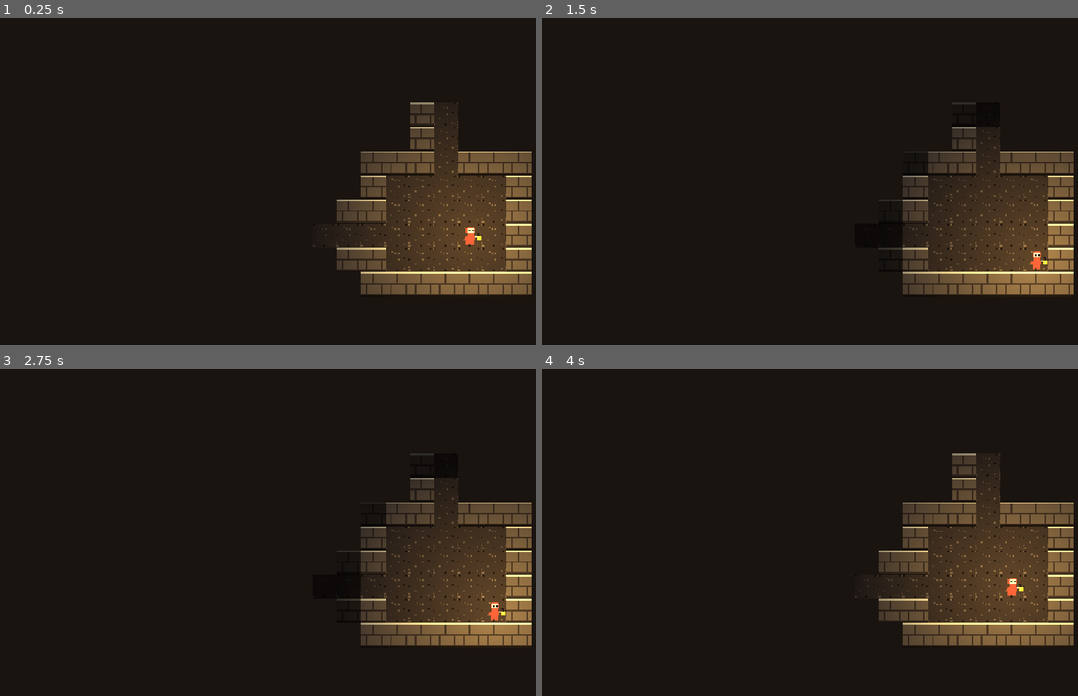
Above: before the commit, frames 1-4 (two rows, left to right).
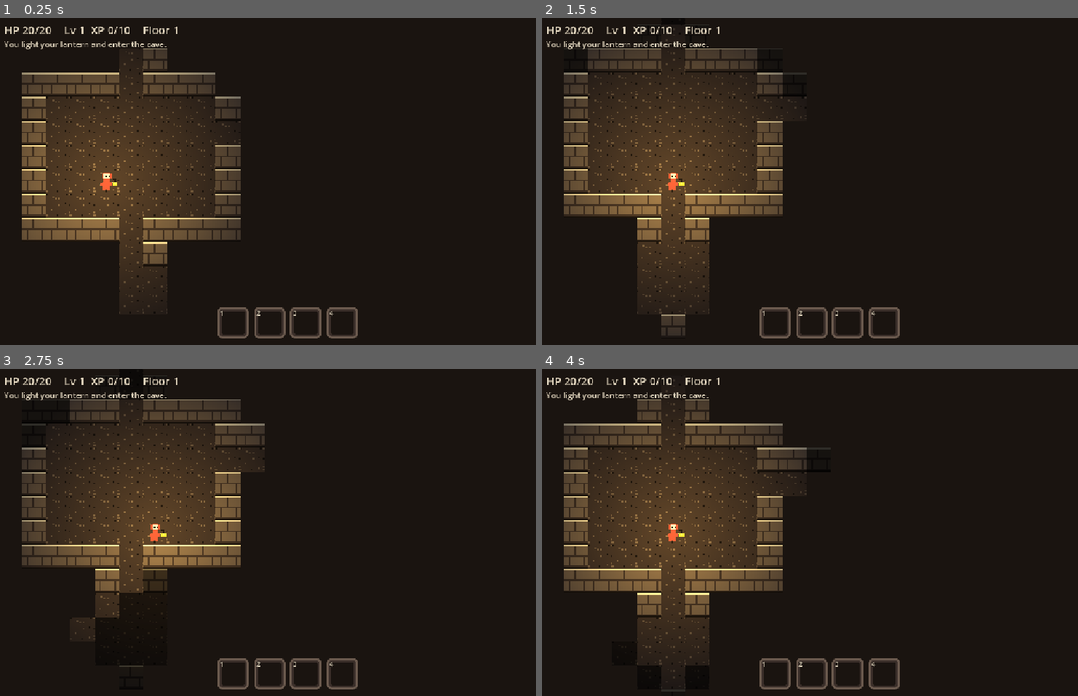
Above: after the commit, the same moments.

Repository: acetousk/godot4-game
Game: Godot game, scene res://scenes/game.tscn
Same seed, same stepped clock (60 frames per second), same inputs: the game is played once before the commit and once after it.
Inputs (mouse positions are in pixels of both pictures, inside the frame that each line leads up to):
- Up to frame 1 (0.25 s): no input
- Up to frame 2 (1.5 s): tap Enter at 0.5 s; move the mouse to (960, 165) at 0.52 s; hold Right (move_right) 0.53-1.28 s; click (960, 165) at 0.67 s; tap Space at 1.25 s; move the mouse to (713, 197) at 1.27 s; hold Down (move_down) from 1.28 s (still down); click (713, 197) at 1.42 s
- Up to frame 3 (2.75 s): tap Enter at 2 s; move the mouse to (348, 460) at 2.02 s; release Down (move_down) at 2.03 s; hold Right (move_right) from 2.03 s (still down); click (348, 460) at 2.17 s
- Up to frame 4 (4 s): tap Space at 2.75 s; move the mouse to (799, 597) at 2.77 s; release Right (move_right) at 2.78 s; hold Up (move_up) 2.78-3.53 s; click (799, 597) at 2.92 s; tap Enter at 3.5 s; move the mouse to (1002, 581) at 3.52 s; hold Left (move_left) from 3.53 s (still down); click (1002, 581) at 3.67 s

The runs differ from the first frame. In frame 1, 36% of the frame differs, in the area x 0-100%, y 2-98%; in frame 2, 34%; in frame 3, 32%; in frame 4, 39%.

Commit message:
G3 goal

Diff:
--- /dev/null
+++ b/art/ui/slot.svg
@@ -0,0 +1,5 @@
+<svg xmlns="http://www.w3.org/2000/svg" width="64" height="64" viewBox="0 0 64 64">
+  <!-- A potion slot box, in Ember Cave colors -->
+  <rect x="3" y="3" width="58" height="58" rx="8" fill="#3b2f2a" stroke="#6b5a4e" stroke-width="4"/>
+  <rect x="9" y="9" width="46" height="46" rx="4" fill="#1a1410"/>
+</svg>
--- a/project.godot
+++ b/project.godot
@@ -40,6 +40,22 @@
 "deadzone": 0.5,
 "events": [Object(InputEventKey,"device":-1,"physical_keycode":32), Object(InputEventJoypadButton,"device":-1,"button_index":0)]
 }
+drink_1={
+"deadzone": 0.5,
+"events": [Object(InputEventKey,"device":-1,"physical_keycode":49)]
+}
+drink_2={
+"deadzone": 0.5,
+"events": [Object(InputEventKey,"device":-1,"physical_keycode":50)]
+}
+drink_3={
+"deadzone": 0.5,
+"events": [Object(InputEventKey,"device":-1,"physical_keycode":51)]
+}
+drink_4={
+"deadzone": 0.5,
+"events": [Object(InputEventKey,"device":-1,"physical_keycode":52)]
+}
 
 [rendering]
 
--- a/scenes/game.tscn
+++ b/scenes/game.tscn
@@ -3,6 +3,7 @@
 [ext_resource type="Script" path="res://scripts/game.gd" id="1"]
 [ext_resource type="Script" path="res://scripts/player.gd" id="2"]
 [ext_resource type="Texture2D" path="res://art/player.png" id="3"]
+[ext_resource type="Script" path="res://scripts/hud.gd" id="4"]
 
 [node name="Game" type="Node2D"]
 script = ExtResource("1")
@@ -10,6 +11,8 @@
 [node name="Remembered" type="TileMapLayer" parent="."]
 
 [node name="Tiles" type="TileMapLayer" parent="."]
+
+[node name="Items" type="Node2D" parent="."]
 
 [node name="Player" type="Sprite2D" parent="."]
 texture = ExtResource("3")
@@ -20,3 +23,41 @@
 [node name="Lantern" type="PointLight2D" parent="Player"]
 
 [node name="Darkness" type="CanvasModulate" parent="."]
+
+[node name="HUD" type="CanvasLayer" parent="."]
+script = ExtResource("4")
+
+[node name="Stats" type="Label" parent="HUD"]
+offset_left = 12.0
+offset_top = 8.0
+offset_right = 600.0
+offset_bottom = 40.0
+theme_override_colors/font_color = Color(0.909804, 0.862745, 0.768627, 1)
+theme_override_colors/font_outline_color = Color(0.101961, 0.0784314, 0.0627451, 1)
+theme_override_constants/outline_size = 6
+theme_override_font_sizes/font_size = 22
+text = "HP 20/20"
+
+[node name="Log" type="Label" parent="HUD"]
+offset_left = 12.0
+offset_top = 40.0
+offset_right = 600.0
+offset_bottom = 110.0
+theme_override_colors/font_color = Color(0.909804, 0.862745, 0.768627, 1)
+theme_override_colors/font_outline_color = Color(0.101961, 0.0784314, 0.0627451, 1)
+theme_override_constants/outline_size = 5
+theme_override_font_sizes/font_size = 16
+
+[node name="Slots" type="HBoxContainer" parent="HUD"]
+anchors_preset = 7
+anchor_left = 0.5
+anchor_top = 1.0
+anchor_right = 0.5
+anchor_bottom = 1.0
+offset_left = -142.0
+offset_top = -76.0
+offset_right = 142.0
+offset_bottom = -12.0
+grow_horizontal = 2
+grow_vertical = 0
+theme_override_constants/separation = 8
--- a/scripts/dungeon_gen.gd
+++ b/scripts/dungeon_gen.gd
@@ -88,6 +88,17 @@
 	goal = _random_spot(rng, rooms[goal_cell])
 
 
+## A random floor tile in any room that isn't the start, the goal, or in `taken`.
+func random_free_spot(rng: RandomNumberGenerator, taken: Dictionary) -> Vector2i:
+	var cells: Array = rooms.keys()
+	while true:
+		var room: Rect2i = rooms[cells[rng.randi_range(0, cells.size() - 1)]]
+		var p := _random_spot(rng, room)
+		if p != start and p != goal and not taken.has(p):
+			return p
+	return start  # Never reached.
+
+
 func _random_spot(rng: RandomNumberGenerator, room: Rect2i) -> Vector2i:
 	return Vector2i(
 		rng.randi_range(room.position.x, room.end.x - 1),
@@ -121,7 +132,7 @@
 	for y in GRID:
 		for x in GRID:
 			cells.append(Vector2i(x, y))
-	_shuffle(cells, rng)
+	shuffle(cells, rng)
 
 	# Keep the first 6-9 of them, and put a room in each.
 	var count := rng.randi_range(Tune.rooms_min, mini(Tune.rooms_max, GRID * GRID))
@@ -158,7 +169,7 @@
 ## Then add 1-2 extra hallways, so there is sometimes more than one way around.
 func _join_rooms(rng: RandomNumberGenerator) -> void:
 	var cells: Array = rooms.keys()
-	_shuffle(cells, rng)
+	shuffle(cells, rng)
 	var joined: Array = [cells.pop_back()]
 	var links := {}
 
@@ -185,7 +196,7 @@
 		for b in rooms:
 			if a < b and _grid_dist(a, b) == 1 and not links.has(_link_key(a, b)):
 				pairs.append([a, b])
-	_shuffle(pairs, rng)
+	shuffle(pairs, rng)
 	for i in mini(extras, pairs.size()):
 		_dig_hallway(rng, rooms[pairs[i][0]], rooms[pairs[i][1]])
 
@@ -217,7 +228,7 @@
 
 
 ## Mixes up an array using our rng (so a seed always gives the same cave).
-func _shuffle(arr: Array, rng: RandomNumberGenerator) -> void:
+static func shuffle(arr: Array, rng: RandomNumberGenerator) -> void:
 	for i in range(arr.size() - 1, 0, -1):
 		var j := rng.randi_range(0, i)
 		var tmp = arr[i]
--- a/scripts/game.gd
+++ b/scripts/game.gd
@@ -14,10 +14,20 @@
 @onready var camera: Camera2D = $Player/Camera
 @onready var lantern: PointLight2D = $Player/Lantern
 @onready var darkness: CanvasModulate = $Darkness
+@onready var hud: Hud = $HUD
+@onready var items_node: Node2D = $Items
+
+const POTION_ART := preload("res://art/potion.png")
+const RELIC_ART := preload("res://art/relic.png")
 
 var rng := RandomNumberGenerator.new()
 var gen: DungeonGen
 var floor_num := 1
+var potions := Potions.new()
+## Potions lying on this floor: tile -> Sprite2D (with meta "kind").
+var floor_items := {}
+## The Ember Relic (only on the last floor, else null).
+var relic: Sprite2D
 ## Tiles the player can see right now (keys of the Dictionary).
 var visible_now := {}
 ## Every tile the player has ever seen on this floor.
@@ -32,8 +42,10 @@
 	remembered.modulate = Color(b, b, b)
 	_setup_lantern()
 	player.moved.connect(_on_player_moved)
-	print("Floor ", floor_num)
+	hud.slot_pressed.connect(drink)
+	potions.new_run(rng)
 	_new_floor()
+	hud.add_log("You light your lantern and enter the cave.")
 
 
 func _new_floor() -> void:
@@ -43,23 +55,154 @@
 	remembered.clear()
 	player.gen = gen
 	player.place(gen.start)
+	_place_potions()
+	_place_relic()
 	_setup_camera()
 	_update_view()
+	_refresh_hud()
 
 
 func _on_player_moved(cell: Vector2i) -> void:
 	if gen.get_tile(cell) == DungeonGen.Tile.STAIRS:
 		_go_down()
 		return
+	if floor_items.has(cell):
+		_pick_up(cell)
 	_update_view()
+	_refresh_hud()
+	if relic and cell == gen.goal:
+		_win()
+
+
+## You grabbed the relic: the run is over and you won.
+## (The full end screen with stats comes in card G5.)
+func _win() -> void:
+	player.active = false
+	relic.queue_free()
+	relic = null
+	hud.add_log("You grab the Ember Relic!")
+	hud.show_banner("You win!")
+
+
+# --- Potions ---
+
+## Puts this floor's potions on random free floor tiles.
+func _place_potions() -> void:
+	for sprite in items_node.get_children():
+		sprite.queue_free()
+	floor_items.clear()
+	for kind in potions.by_floor[floor_num - 1]:
+		var cell := gen.random_free_spot(rng, floor_items)
+		var sprite := Sprite2D.new()
+		sprite.texture = POTION_ART
+		sprite.position = Player.cell_to_pos(cell)
+		sprite.set_meta("kind", kind)
+		sprite.self_modulate = potions.tint(kind)  # The white bottle gets this run's color.
+		sprite.visible = false  # Hidden until you see it.
+		items_node.add_child(sprite)
+		floor_items[cell] = sprite
+
+
+func _unhandled_input(event: InputEvent) -> void:
+	for i in Hud.SLOT_COUNT:
+		if event.is_action_pressed("drink_%d" % (i + 1)):
+			get_viewport().set_input_as_handled()
+			drink(i)
+			return
+
+
+## Drinks the potion in slot `index` (0 = slot 1). Now you know what that color does.
+func drink(index: int) -> void:
+	if player.busy or not player.active or index >= player.potions.size():
+		return
+	var kind: int = player.potions[index]
+	player.potions.remove_at(index)
+	var was_known := potions.known.has(kind)
+	var color_name: String = potions.color_of[kind]
+	potions.learn(kind)
+	if not was_known:
+		hud.add_log("The %s potion was %s!" % [color_name, Potions.NAMES[kind]])
+
+	match kind:
+		Potions.Kind.HEALING:
+			var before := player.hp
+			player.hp = mini(player.hp + Tune.heal_amount, player.max_hp)
+			hud.add_log("You feel better. +%d HP" % (player.hp - before))
+		Potions.Kind.SIGHT:
+			_reveal_floor()
+			hud.add_log("You see the whole floor in your mind.")
+		Potions.Kind.EMBERS:
+			# The damage to monsters next to you is added in card G4.
+			player.hp = maxi(player.hp - Tune.embers_self_damage, 0)
+			hud.add_log("Embers burst around you! -%d HP" % Tune.embers_self_damage)
+	_refresh_hud()
+
+
+## Sight potion: every tile of this floor counts as seen (shown dim).
+func _reveal_floor() -> void:
+	for y in gen.height:
+		for x in gen.width:
+			var p := Vector2i(x, y)
+			if not seen_before.has(p):
+				seen_before[p] = true
+				_draw_tile(remembered, p)
+
+
+# --- The Ember Relic ---
+
+## On the last floor, the relic sits on the goal spot (where stairs would be).
+## It has its own small orange glow, and it slowly pulses.
+func _place_relic() -> void:
+	if relic:
+		relic.queue_free()
+		relic = null
+	if floor_num < Tune.floor_count:
+		return
+	relic = Sprite2D.new()
+	relic.texture = RELIC_ART
+	relic.position = Player.cell_to_pos(gen.goal)
+	relic.visible = false  # Hidden until you see it.
+
+	var glow := PointLight2D.new()
+	glow.texture = lantern.texture  # Same round glow as the lantern, just smaller.
+	glow.texture_scale = 0.35
+	glow.color = Color("#f2a33a")  # lantern orange
+	glow.energy = 1.0
+	relic.add_child(glow)
+	items_node.add_child(relic)
+
+	var pulse := relic.create_tween().set_loops()
+	pulse.tween_property(glow, "energy", 1.6, 0.8)
+	pulse.tween_property(glow, "energy", 0.8, 0.8)
+
+
+## Walked onto a potion: put it in a free slot, if there is one.
+func _pick_up(cell: Vector2i) -> void:
+	if player.potions.size() >= Hud.SLOT_COUNT:
+		hud.add_log("Your slots are full.")
+		return
+	var sprite: Sprite2D = floor_items[cell]
+	var kind: int = sprite.get_meta("kind")
+	player.potions.append(kind)
+	floor_items.erase(cell)
+	sprite.queue_free()
+	hud.add_log("You pick up a %s." % potions.display_name(kind))
 
 
 ## Stairs: go 1 floor deeper. Every floor is brand new.
-## The last floor has no stairs (the relic will be there, in card G3).
+## The last floor has no stairs (the relic is there instead).
 func _go_down() -> void:
 	floor_num += 1
-	print("Floor ", floor_num)
 	_new_floor()
+	if floor_num == Tune.floor_count:
+		hud.add_log("You go down to floor %d. The relic is near..." % floor_num)
+	else:
+		hud.add_log("You go down to floor %d." % floor_num)
+
+
+func _refresh_hud() -> void:
+	hud.show_stats(player, floor_num)
+	hud.show_slots(player.potions, potions)
 
 
 ## Works out what the player can see, then redraws.
@@ -72,6 +215,11 @@
 		if not seen_before.has(p):
 			seen_before[p] = true
 			_draw_tile(remembered, p)  # The dim layer sits under the clear one.
+	# Potions show only while you can see their tile.
+	for cell in floor_items:
+		floor_items[cell].visible = visible_now.has(cell)
+	if relic:
+		relic.visible = visible_now.has(gen.goal)
 
 
 ## The whole cave is made darker (Darkness), and the lantern adds a warm glow
--- /dev/null
+++ b/scripts/hud.gd
@@ -0,0 +1,116 @@
+class_name Hud
+extends CanvasLayer
+## The HUD: the info drawn on top of the game (it doesn't move with the camera).
+
+## Sent when you click or tap a slot. 0 = slot 1.
+signal slot_pressed(index: int)
+
+const SLOT_COUNT := 4
+const BONE := Color("#e8dcc4")
+const BLACK := Color("#1a1410")
+
+@onready var stats: Label = $Stats
+@onready var slot_row: HBoxContainer = $Slots
+@onready var log_label: Label = $Log
+
+## The last 3 messages, oldest first.
+var log_lines: Array[String] = []
+
+## The 4 slot boxes. Each has an Icon (the potion picture) and a Key label (1-4).
+var slots: Array[TextureRect] = []
+
+
+func _ready() -> void:
+	_make_slots()
+
+
+## Shows HP, level, XP and floor at the top left.
+func show_stats(player: Player, floor_num: int) -> void:
+	var xp_text := "%d" % player.xp
+	if player.level - 1 < Tune.level_xp.size():
+		xp_text += "/%d" % Tune.level_xp[player.level - 1]  # XP needed for the next level
+	stats.text = "HP %d/%d    Lv %d  XP %s    Floor %d" % [
+		player.hp, player.max_hp, player.level, xp_text, floor_num]
+
+
+## Shows the potions you carry in the slots. Empty slots show nothing.
+## Hover a slot (mouse) to see its name.
+func show_slots(carried: Array[int], potions: Potions) -> void:
+	var potion_tex: Texture2D = load("res://art/potion.png")
+	for i in SLOT_COUNT:
+		var icon: TextureRect = slots[i].get_node("Icon")
+		if i < carried.size():
+			icon.texture = potion_tex
+			icon.self_modulate = potions.tint(carried[i])
+			slots[i].tooltip_text = potions.display_name(carried[i])
+		else:
+			icon.texture = null
+			slots[i].tooltip_text = ""
+
+
+func _on_slot_input(event: InputEvent, index: int) -> void:
+	var clicked: bool = event is InputEventMouseButton and event.pressed \
+		and event.button_index == MOUSE_BUTTON_LEFT
+	var tapped: bool = event is InputEventScreenTouch and event.pressed
+	if clicked or tapped:
+		slot_pressed.emit(index)
+
+
+## Big text in the middle of the screen, like "You win!".
+func show_banner(text: String) -> void:
+	var banner := Label.new()
+	banner.name = "Banner"
+	banner.text = text
+	banner.set_anchors_and_offsets_preset(Control.PRESET_FULL_RECT)
+	banner.horizontal_alignment = HORIZONTAL_ALIGNMENT_CENTER
+	banner.vertical_alignment = VERTICAL_ALIGNMENT_CENTER
+	banner.add_theme_color_override("font_color", Color("#ffd966"))  # flame yellow
+	banner.add_theme_color_override("font_outline_color", BLACK)
+	banner.add_theme_constant_override("outline_size", 12)
+	banner.add_theme_font_size_override("font_size", 72)
+	banner.mouse_filter = Control.MOUSE_FILTER_IGNORE
+	add_child(banner)
+
+
+## Adds a message to the log. Only the newest 3 stay; the newest is at the bottom.
+func add_log(message: String) -> void:
+	log_lines.append(message)
+	if log_lines.size() > 3:
+		log_lines.pop_front()
+	log_label.text = "\n".join(log_lines)
+
+
+## Builds the 4 slot boxes at the bottom of the screen.
+func _make_slots() -> void:
+	var box_tex: Texture2D = load("res://art/ui/slot.svg")
+	for i in SLOT_COUNT:
+		var box := TextureRect.new()
+		box.texture = box_tex
+		box.custom_minimum_size = Vector2(64, 64)
+		box.expand_mode = TextureRect.EXPAND_IGNORE_SIZE
+		box.mouse_filter = Control.MOUSE_FILTER_STOP  # Clicking or tapping a slot drinks it.
+		box.gui_input.connect(_on_slot_input.bind(i))
+
+		var icon := TextureRect.new()
+		icon.name = "Icon"
+		icon.set_anchors_and_offsets_preset(Control.PRESET_FULL_RECT)
+		icon.offset_left = 12
+		icon.offset_top = 12
+		icon.offset_right = -12
+		icon.offset_bottom = -12
+		icon.expand_mode = TextureRect.EXPAND_IGNORE_SIZE
+		icon.mouse_filter = Control.MOUSE_FILTER_IGNORE
+		box.add_child(icon)
+
+		var key := Label.new()
+		key.name = "Key"
+		key.text = str(i + 1)
+		key.position = Vector2(6, 2)
+		key.add_theme_color_override("font_color", BONE)
+		key.add_theme_color_override("font_outline_color", BLACK)
+		key.add_theme_constant_override("outline_size", 4)
+		key.add_theme_font_size_override("font_size", 14)
+		box.add_child(key)
+
+		slot_row.add_child(box)
+		slots.append(box)
--- a/scripts/player.gd
+++ b/scripts/player.gd
@@ -19,6 +19,16 @@
 var gen: DungeonGen
 ## True while sliding. No new step until the slide is done.
 var busy := false
+## False when the run is over (win or lose): no more moving.
+var active := true
+
+# --- Stats ---
+var max_hp := Tune.player_hp
+var hp := Tune.player_hp
+var level := 1
+var xp := 0
+## Potions you carry (Potions.Kind), up to 4.
+var potions: Array[int] = []
 
 
 ## Puts the player on a tile right away (no slide).
@@ -32,7 +42,7 @@
 
 
 func _unhandled_input(event: InputEvent) -> void:
-	if busy:
+	if busy or not active:
 		return
 	for action in DIRS:
 		# true = holding the key keeps walking
--- /dev/null
+++ b/scripts/potions.gd
@@ -0,0 +1,73 @@
+class_name Potions
+extends RefCounted
+## The mystery potions for one run: their secret colors, which ones you know,
+## and which ones lie on which floor.
+
+enum Kind { HEALING, SIGHT, EMBERS }
+
+const NAMES := {
+	Kind.HEALING: "Healing",
+	Kind.SIGHT: "Sight",
+	Kind.EMBERS: "Embers",
+}
+## How many of each kind there are in one run.
+const PER_RUN := {
+	Kind.HEALING: 3,
+	Kind.SIGHT: 2,
+	Kind.EMBERS: 2,
+}
+## How many potions lie on floor 1, 2 and 3.
+const PER_FLOOR := [2, 2, 3]
+## The colors a potion can be (Ember Cave palette). Each run, 3 of them get used.
+const COLORS := {
+	"Orange": Color("#f2a33a"),
+	"Green": Color("#7fae5a"),
+	"Red": Color("#c8443a"),
+	"Yellow": Color("#ffd966"),
+	"Pale": Color("#e8dcc4"),
+}
+
+## For each floor, the list of potion kinds lying on it.
+var by_floor: Array = []
+## This run's secret: which color name each kind has. Kind -> "Orange" etc.
+var color_of := {}
+## Kinds you have drunk at least once this run (so you know their names).
+var known := {}
+
+
+## Shuffles the colors (the secret), then shuffles all 7 potions and spreads them over the floors.
+func new_run(rng: RandomNumberGenerator) -> void:
+	var names: Array = COLORS.keys()
+	DungeonGen.shuffle(names, rng)
+	color_of.clear()
+	known.clear()
+	for kind in Kind.values():
+		color_of[kind] = names[kind]  # 3 different colors, new every run
+
+	var all: Array = []
+	for kind in PER_RUN:
+		for i in PER_RUN[kind]:
+			all.append(kind)
+	DungeonGen.shuffle(all, rng)
+	by_floor.clear()
+	var at := 0
+	for count in PER_FLOOR:
+		by_floor.append(all.slice(at, at + count))
+		at += count
+
+
+## The color to tint a potion of this kind.
+func tint(kind: int) -> Color:
+	return COLORS[color_of[kind]]
+
+
+## "Healing potion" if you know it, else "Orange potion".
+func display_name(kind: int) -> String:
+	if known.has(kind):
+		return NAMES[kind] + " potion"
+	return color_of[kind] + " potion"
+
+
+## Drinking a potion teaches you its name.
+func learn(kind: int) -> void:
+	known[kind] = true
--- a/scripts/tune.gd
+++ b/scripts/tune.gd
@@ -5,6 +5,20 @@
 # --- Moving ---
 ## How long one step slides, in seconds. Smaller = snappier.
 @export var move_time: float = 0.06
+
+# --- Player ---
+## HP at the start of a run.
+@export var player_hp: int = 20
+## XP needed for level 2, 3 and 4.
+@export var level_xp: Array[int] = [10, 25, 45]
+
+# --- Potions ---
+## HP a Healing potion gives back.
+@export var heal_amount: int = 10
+## Damage an Embers potion does to you.
+@export var embers_self_damage: int = 4
+## Damage an Embers potion does to each monster next to you.
+@export var embers_monster_damage: int = 6
 
 # --- Seeing ---
 ## How many tiles your lantern lets you see.
--- a/tools/print_cave.gd
+++ b/tools/print_cave.gd
@@ -39,4 +39,32 @@
 		game._on_player_moved(game.gen.goal)
 	var has_stairs: bool = game.gen.to_text().contains(">")
 	print("Stairs test: on floor ", game.floor_num, ", stairs here: ", has_stairs)
+
+	# Test: step on every potion on this floor and check they land in the slots.
+	var on_floor: int = game.floor_items.size()
+	for cell in game.floor_items.keys():
+		game._on_player_moved(cell)
+	for kind in Potions.Kind.values():
+		print("  ", Potions.NAMES[kind], " is ", game.potions.color_of[kind], " this run")
+	print("Potion test: ", on_floor, " on the floor, now carrying ", game.player.potions.size(),
+		", left on the floor: ", game.floor_items.size())
+
+	# Test: drink one of each kind.
+	game.player.potions.assign([Potions.Kind.EMBERS, Potions.Kind.HEALING, Potions.Kind.SIGHT])
+	game.drink(0)
+	print("Drink test: after Embers HP ", game.player.hp)
+	game.drink(0)
+	print("Drink test: after Healing HP ", game.player.hp)
+	var seen_before_sight: int = game.seen_before.size()
+	game.drink(0)
+	print("Drink test: Sight seen tiles ", seen_before_sight, " -> ", game.seen_before.size(),
+		", known kinds: ", game.potions.known.size(), ", slots left: ", game.player.potions.size())
+	print("Log: ", game.hud.log_lines)
+	print("Relic test: relic on floor ", game.floor_num, ": ", game.relic != null,
+		", at the goal: ", game.relic != null and game.relic.position == Player.cell_to_pos(game.gen.goal))
+
+	# Test: step on the relic and win.
+	game._on_player_moved(game.gen.goal)
+	print("Win test: player can still move: ", game.player.active,
+		", banner: ", game.hud.has_node("Banner"), ", log: ", game.hud.log_lines.back())
 	get_tree().quit()
Not shown, added: art/ui/slot.svg.import
Not shown, added: scripts/hud.gd.uid
Not shown, added: scripts/potions.gd.uid
Not shown, changed: PLAN.md
